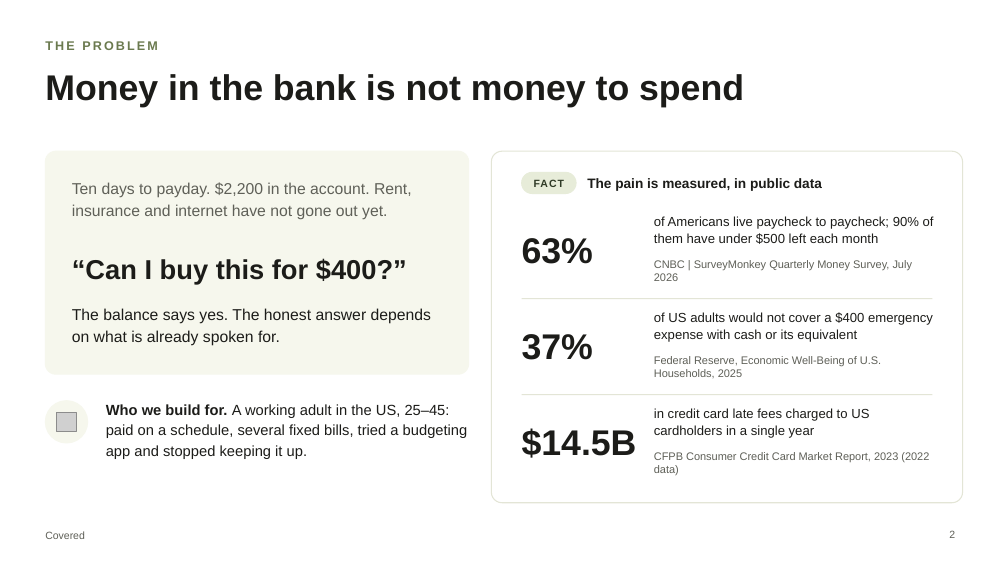
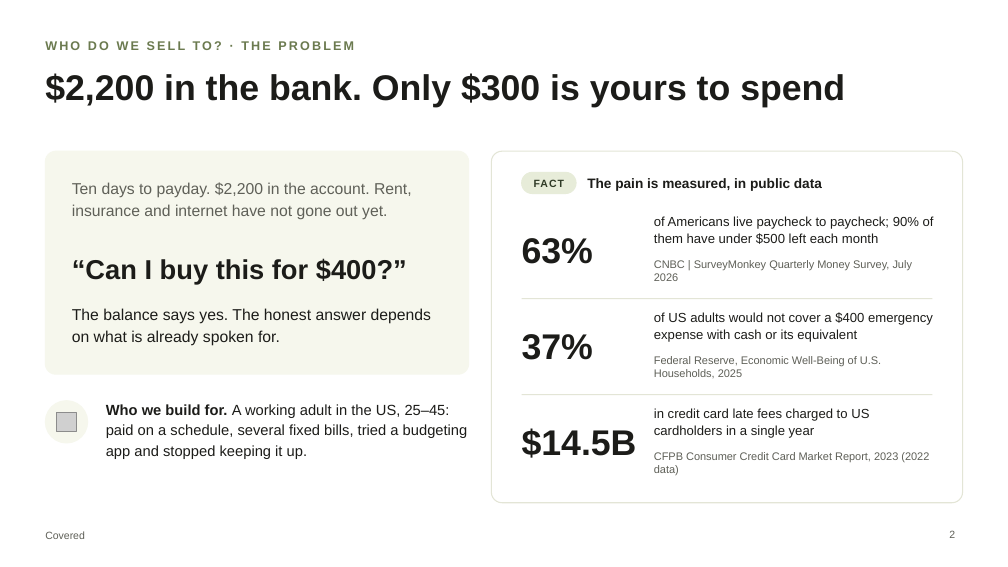
Before and after one commit to chinusoid/FractureTeam, a slide deck: slide 2 of pitch/covered-pitch.pptx. Drawn at 1008x567 pixels with LibreOffice and Linux fonts; fonts in the diff are those of the drawing; grey boxes stand for pictures. Boxes give left, top, right and bottom in pixels: in the first picture for what was removed or moved away, otherwise in the second. Text is boxed around its words. In the diff, an @@ line names an element or a change of style, - is before the commit and + after.

```diff
--- a/pitch/covered-pitch.pptx
+++ b/pitch/covered-pitch.pptx
@@ text at (x1=45, y1=41, x2=354, y2=50): text changed @@
-THE PROBLEM
+WHO DO WE SELL TO? · THE PROBLEM
@@ title at (x1=45, y1=73, x2=845, y2=107): text changed @@
-Money in the bank is not money to spend
+$2,200 in the bank. Only $300 is yours to spend
```
Also in this commit, not shown: 9 other slides changed, 3 other files.
